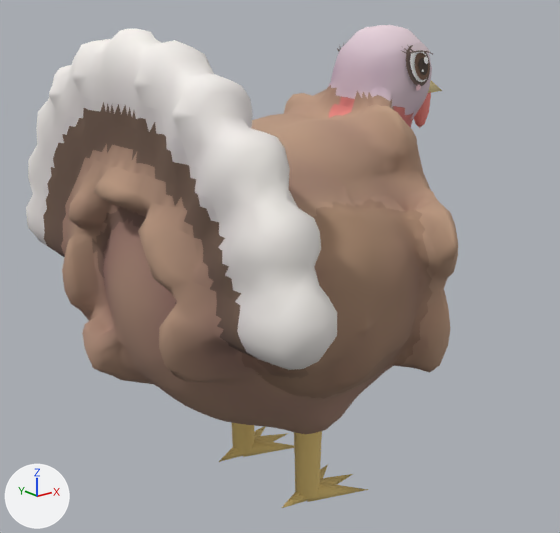
What one commit did to the glTF model art/models/animals/turkey.glb.
The view is the same before and after, from a 50 mm lens placed at (-0.632, -0.755, 0.609), pointed at (-0.017, 0.013, 0.302). Arrows for +X, +Y and +Z are at lower left; the lights stay in place. The first picture is the older version. Vertices at exactly the same position are counted once.

In view in the first picture: 'turkey'.
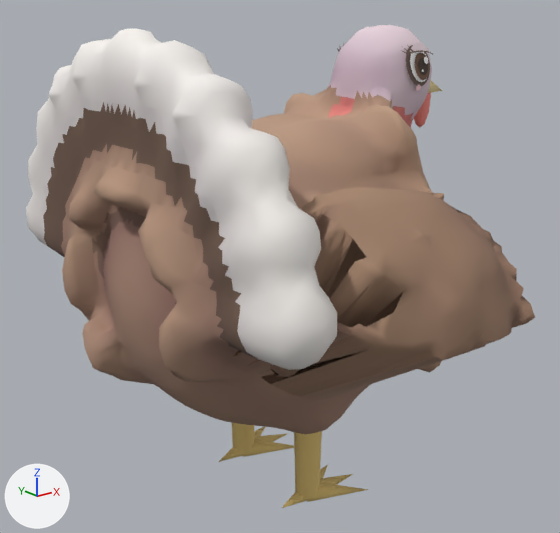
The newer file adds a shape key; the second version is drawn at full value of the shape key 'wing_flap' of 'turkey', and the change is written as the vertex moves it makes.

The edits, one by one:
me_turkey is used by ob_turkey; location (0.0, 0.0, 0.0).
me_turkey had 4287 vertices, 7465 faces and spanned x -0.275..0.275, y -0.3..0.3, z 0.0..0.608.
me_turkey now has 4287 vertices, 7465 faces and spans x -0.275..0.275, y -0.336..0.338, z 0.0..0.608.
me_turkey part 1: 264 of the vertices in x -0.205..0.064, y -0.21..-0.136, z 0.193..0.422 are turned -57.3 degrees about the x axis through their middle, then moved by (0.0, -0.079, 0.084).
Other edits to the shape of me_turkey do not show in these pictures.

Changed parts and their boxes [x1, y1, x2, y2] in the pictures (560 x 533 px; the box of a moved part takes in the faces that stretch with it):
'turkey', reshaped (18% wider)
    before: [26, 25, 458, 508]
    after: [26, 25, 535, 508]
part 1 of me_turkey, moved or reshaped
    before: [232, 195, 436, 400]
    after: [232, 187, 535, 400]
